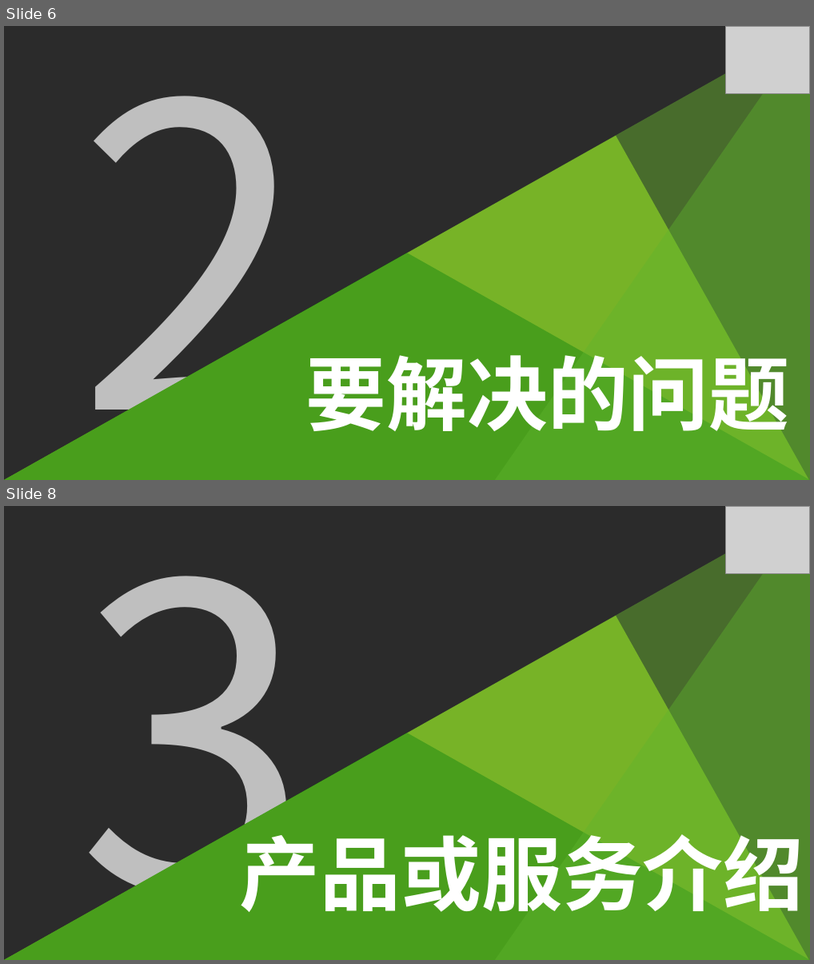
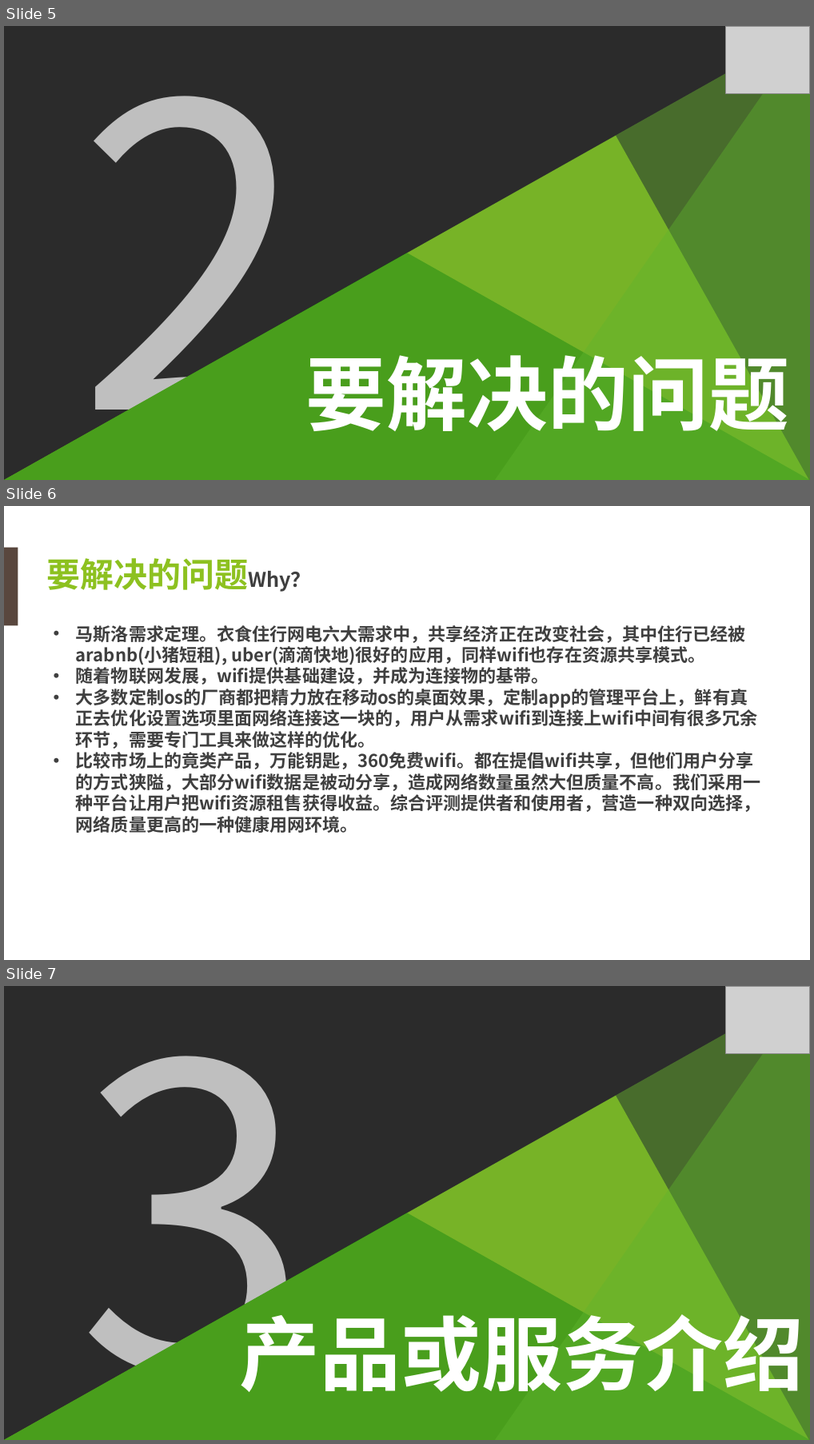
Before and after one commit to chenhening/wifiworld, a slide deck: doc/anynet_bp.ppt. Shown one above the other, each under a label of ours: slides 6 and 8 before the commit, slides 5, 6 and 7 after it; the slides between them are not shown. The pictures are 814x964 and 814x1444 pixels, drawn with LibreOffice and Linux fonts; fonts in the diff are those of the drawing; grey boxes stand for pictures; background and template pictures are left out; a plain dark background stands for a picture behind light text. Boxes give left, top, right and bottom in pixels: in the first picture for what was removed or moved away, otherwise in the second. Text is boxed around its words. In the diff, an @@ line names an element or a change of style, - is before the commit and + after.

```diff
--- a/doc/anynet_bp.ppt
+++ b/doc/anynet_bp.ppt
@@ slide 6 added at (x1=4, y1=506, x2=810, y2=960), background picture (left out) @@
@@ rectangle added at (x1=4, y1=547, x2=18, y2=626), fill #59473E @@
@@ text added at (x1=46, y1=558, x2=311, y2=592), 40 pt, text #8DC120, bold @@
+要解决的问题Why？
@@ text added at (x1=76, y1=625, x2=761, y2=832), 21 pt, text #3F3F3F, bold @@
+• 马斯洛需求定理。衣食住行网电六大需求中，共享经济正在改变社会，其中住行已经被arabnb(小猪短租), uber(滴滴快地)很好的应用，同样wifi也存在资源共享模式。
+• 随着物联网发展，wifi提供基础建设，并成为连接物的基带。
+• 大多数定制os的厂商都把精力放在移动os的桌面效果，定制app的管理平台上，鲜有真正去优化设置选项里面网络连接这一块的，用户从需求wifi到连接上wifi中间有很多冗余环节，需要专门工具来做这样的优化。
+• 比较市场上的竟类产品，万能钥匙，360免费wifi。都在提倡wifi共享，但他们用户分享的方式狭隘，大部分wifi数据是被动分享，造成网络数量虽然大但质量不高。我们采用一种平台让用户把wifi资源租售获得收益。综合评测提供者和使用者，营造一种双向选择，网络质量更高的一种健康用网环境。
@@ what was slide 6 is now slide 5 @@
@@ what was slide 8 is now slide 7 @@
```
Also in this commit, not shown: 7 slides changed, 1 other slide added, 4 slides removed, 1 other file.
